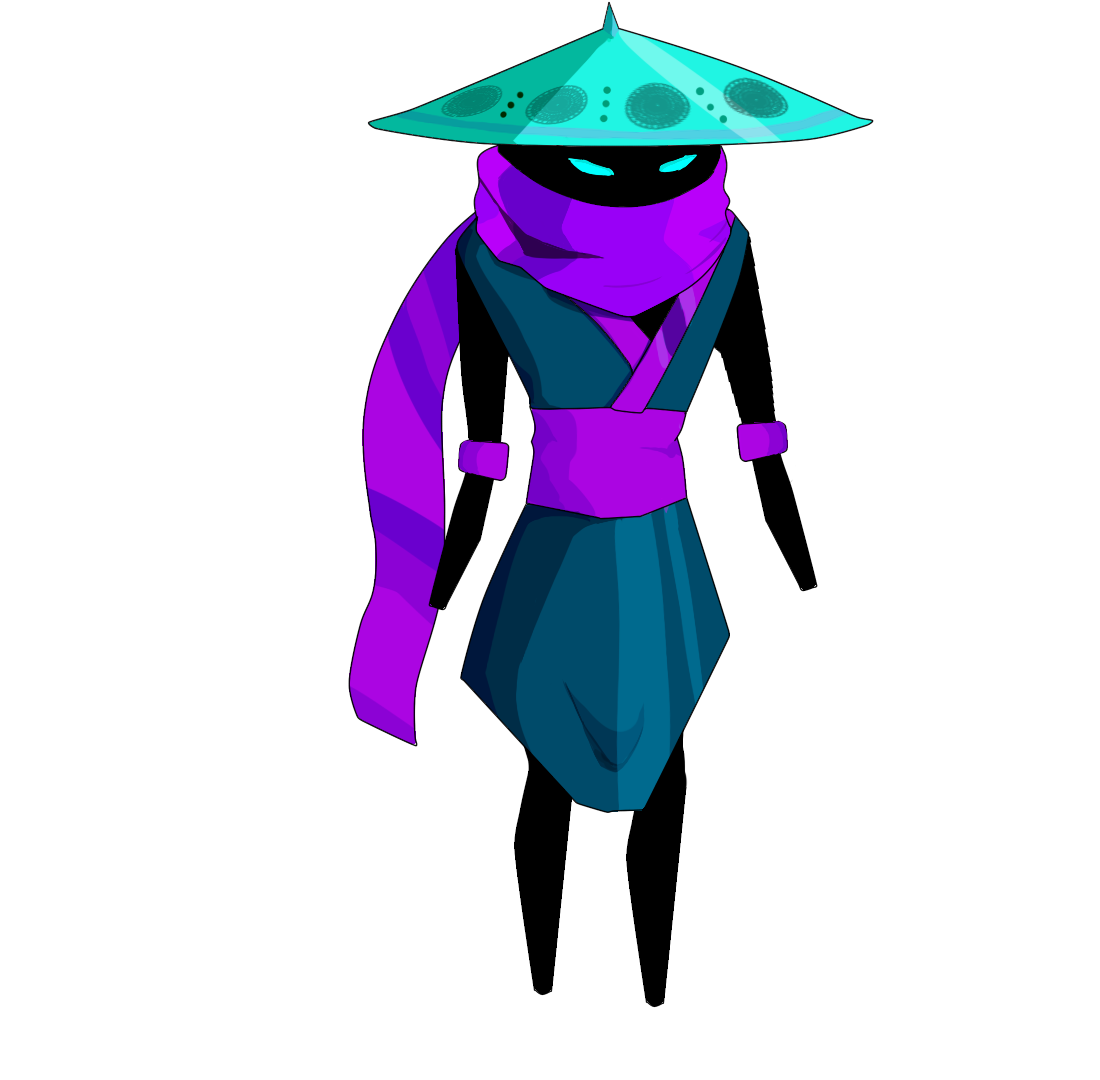
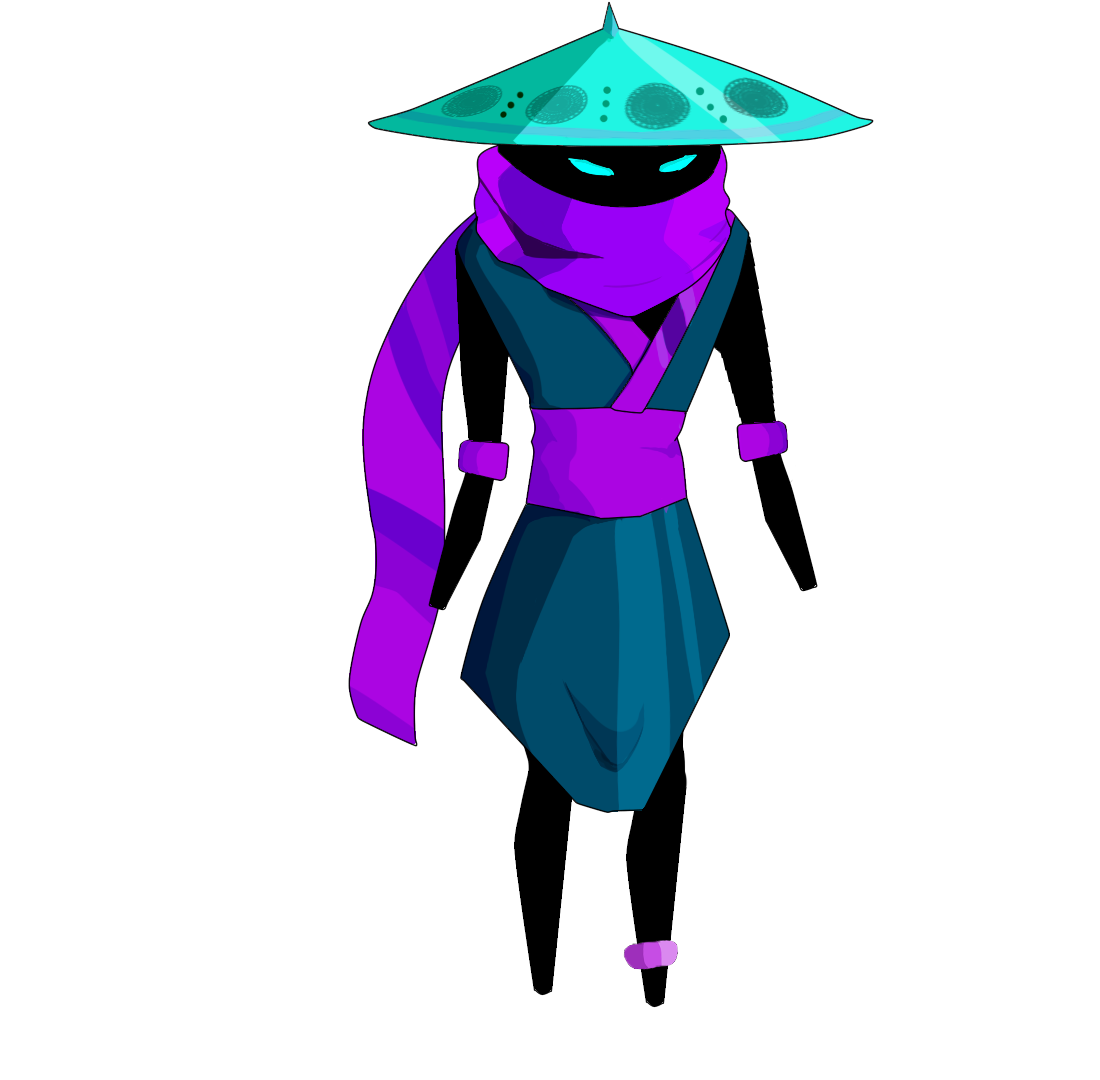
Layered file, before and after one edit (1100x1080). Changes by layer:
renamed "Capa33" to "Capa 1", painted on it over left=623, top=940, right=678, bottom=970
